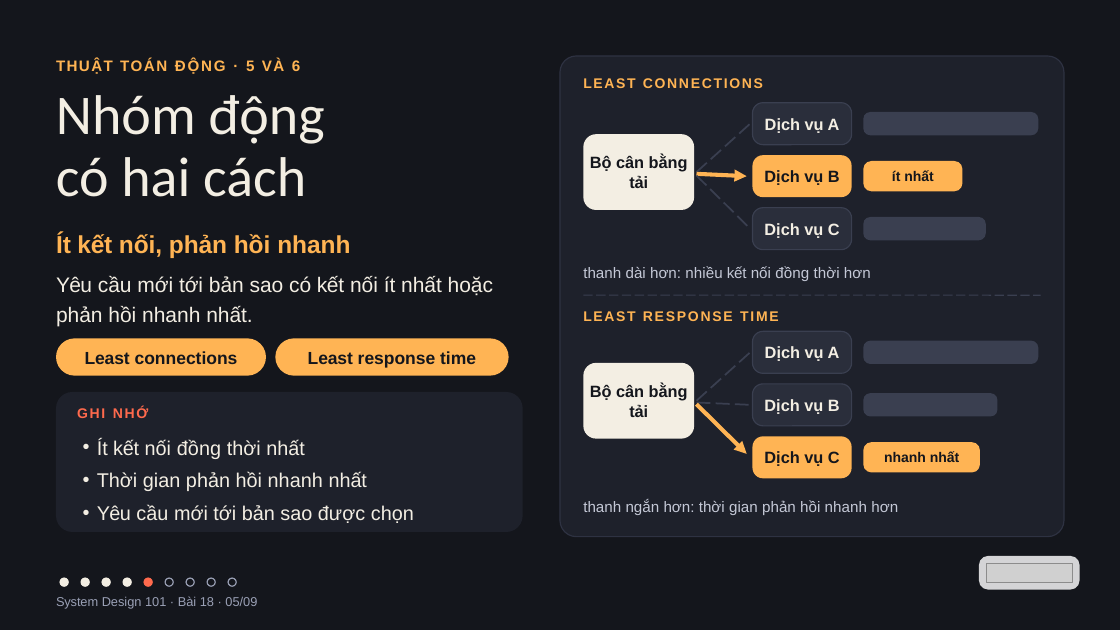
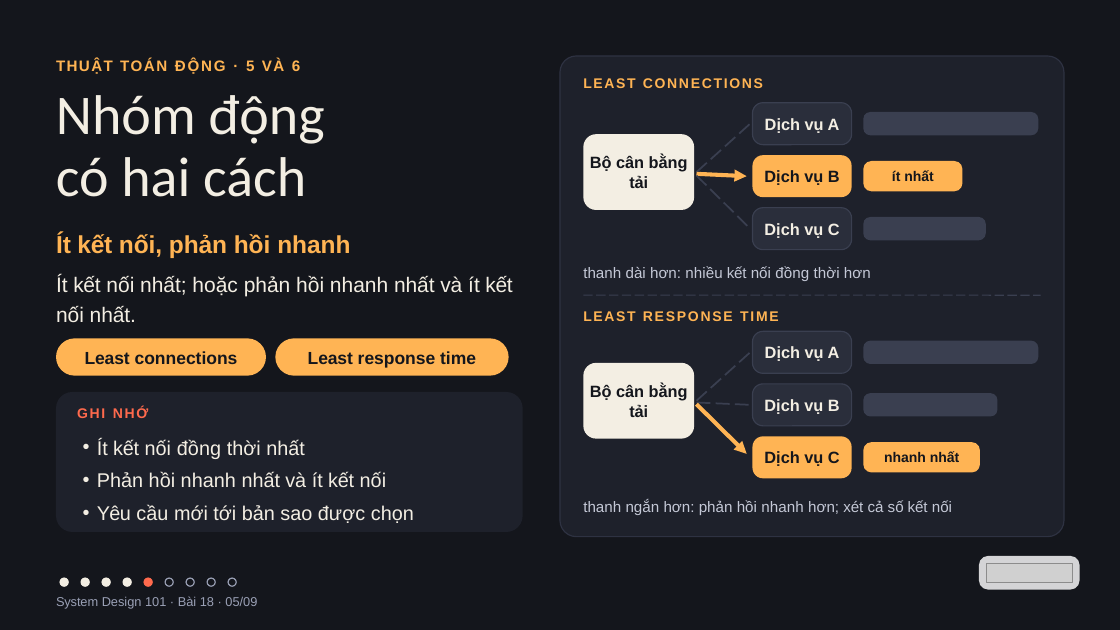
Before and after one commit to vohoailinh90/tool-marketing-studio, a slide deck: slide 5 of system-design-101/vi/lessons/sd-10-018/slides/sd-10-018.pptx. Drawn at 1120x630 pixels with LibreOffice and Linux fonts; fonts in the diff are those of the drawing; grey boxes stand for pictures. Boxes give left, top, right and bottom in pixels: in the first picture for what was removed or moved away, otherwise in the second. Text is boxed around its words. In the diff, an @@ line names an element or a change of style, - is before the commit and + after.

```diff
--- a/system-design-101/vi/lessons/sd-10-018/slides/sd-10-018.pptx
+++ b/system-design-101/vi/lessons/sd-10-018/slides/sd-10-018.pptx
@@ text at bbox=[56, 276, 512, 322]: text changed @@
-Yêu cầu mới tới bản sao có kết nối ít nhất hoặc phản hồi nhanh nhất.
+Ít kết nối nhất; hoặc phản hồi nhanh nhất và ít kết nối nhất.
@@ text at bbox=[97, 472, 386, 487]: text changed @@
-• Thời gian phản hồi nhanh nhất
+• Phản hồi nhanh nhất và ít kết nối
@@ text at bbox=[583, 499, 952, 515]: text changed @@
-thanh ngắn hơn: thời gian phản hồi nhanh hơn
+thanh ngắn hơn: phản hồi nhanh hơn; xét cả số kết nối
```
